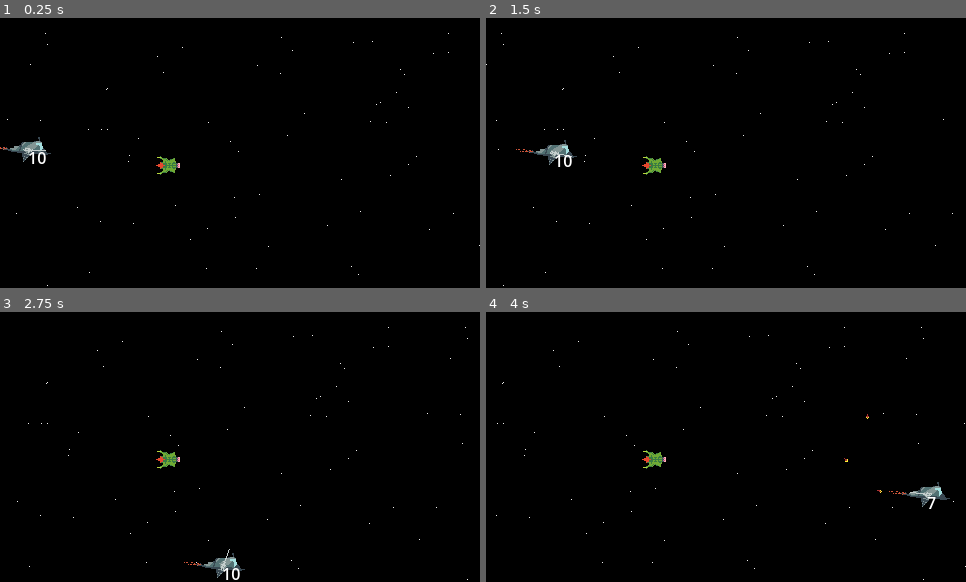
Above: before the commit, frames 1-4 (two rows, left to right).
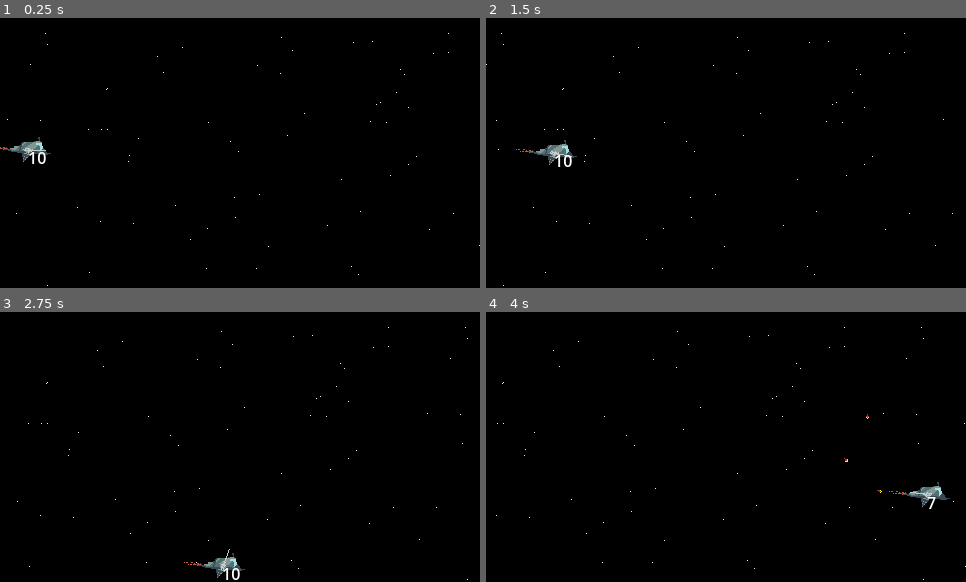
Above: after the commit, the same moments.

Repository: Wiolarz/Polyspear
Game: Godot game, scene res://Scenes/basic_map.tscn
Two runs of this game, one before a commit and one after it. Both use one fixed random seed, a clock stepped at 60 frames per second and the inputs below.
Inputs (mouse positions are in pixels of both pictures, inside the frame that each line leads up to):
- Up to frame 1 (0.25 s): no input
- Up to frame 2 (1.5 s): move the mouse to (831, 139) at 0.52 s; hold Right 0.53-1.28 s; hold Ctrl (KEY_BREAKS) 0.53-1.28 s; move the mouse to (630, 166) at 1.27 s; hold Down from 1.28 s (still down); tap S (KEY_DOWN) at 1.35 s
- Up to frame 3 (2.75 s): move the mouse to (288, 387) at 2.02 s; release Down at 2.03 s; hold Right from 2.03 s (still down); tap A (KEY_LEFT) at 2.1 s
- Up to frame 4 (4 s): move the mouse to (702, 501) at 2.77 s; release Right at 2.78 s; hold Up 2.78-3.53 s; tap D (KEY_RIGHT) at 2.85 s; move the mouse to (870, 487) at 3.52 s; press the mouse at (870, 487) at 3.53 s; hold Left from 3.53 s (still down)

The runs differ from the first frame. In frame 1, 0.2% of the frame differs, in the area x 32-38%, y 51-59%; in frame 2, 0.2%; in frame 3, 0.2%; in frame 4, 0.2%.

Commit message:
Changed name of help folder + added placeholder scenes for branches

Diff:
--- /dev/null
+++ b/Documentation/github_workflow.gd
@@ -0,0 +1,49 @@
+extends Node
+
+
+var IDEAS_FOR_BETTER_WORKFLOW
+"""
+During 'merge request procedure' it's a common occurence to face many conflicts.
+
+This file presents methods that can help avoid problems like those in the future.
+
+
+
+"""
+
+
+
+var workflow
+"""
+each branch should focus on editing only a copule of scenes. 2 people shouldnt edit the same scene.
+
+Before adding something new on your branch to the main scene. Add an empty object scene to the main branch.
+So that in your branch you only edit, what this scene contains
+"""
+
+
+
+
+
+
+var project_dot_godot_changes
+"""
+When we want to change something global, like input names.
+
+We should first do a small commit to the main branch with this small tweak, so that other developers can account for it.
+
+
+"""
+
+
+
+var basic_map_changes
+"""
+When we want to apply changes to the basic map, make those on a copy with added new map version
+
+So that a person responsible for merging will apply other branches changes to a new map
+
+
+
+
+"""
--- a/Scenes/basic_map.tscn
+++ b/Scenes/basic_map.tscn
@@ -1,15 +1,13 @@
-[gd_scene load_steps=10 format=3 uid="uid://os75hnii4k0w"]
+[gd_scene load_steps=9 format=3 uid="uid://os75hnii4k0w"]
 
 [ext_resource type="PackedScene" uid="uid://djb310dgsan7m" path="res://Scenes/basic_map_elements/ui.tscn" id="1_eikoj"]
 [ext_resource type="PackedScene" uid="uid://daiokyywskwqg" path="res://Scenes/basic_map_elements/map_borders.tscn" id="3_5xh1q"]
 [ext_resource type="PackedScene" uid="uid://dfr0acka4fqbg" path="res://Scenes/basic_map_elements/background.tscn" id="4_rxc3u"]
 [ext_resource type="PackedScene" uid="uid://cbbkojgcsrdxg" path="res://Scenes/player.tscn" id="4_uicuu"]
-[ext_resource type="Texture2D" uid="uid://djv22d5tl3s24" path="res://Art/Ships/enemy1.png" id="6_c0u07"]
 [ext_resource type="PackedScene" uid="uid://cirjmdpeyj06d" path="res://Scenes/basic_map_elements/camera_2d.tscn" id="9_2lg2p"]
 [ext_resource type="Script" path="res://Scripts/Gameplay/BulletManager.gd" id="9_me1tn"]
+[ext_resource type="PackedScene" uid="uid://c4gk7hw7scja8" path="res://Scenes/basic_map_elements/enemy_waves.tscn" id="9_x2hfj"]
 [ext_resource type="Script" path="res://Scripts/UI/SaveSystem.gd" id="10_tjxah"]
-
-[sub_resource type="CircleShape2D" id="CircleShape2D_ucm86"]
 
 [node name="BasicMap" type="Node"]
 
@@ -19,15 +17,6 @@
 [node name="MapBorders" parent="." instance=ExtResource("3_5xh1q")]
 
 [node name="Background" parent="." instance=ExtResource("4_rxc3u")]
-
-[node name="Enemy" type="Area2D" parent="."]
-position = Vector2(168, 149)
-
-[node name="Sprite2D" type="Sprite2D" parent="Enemy"]
-texture = ExtResource("6_c0u07")
-
-[node name="hitbox" type="CollisionShape2D" parent="Enemy"]
-shape = SubResource("CircleShape2D_ucm86")
 
 [node name="Player" parent="." instance=ExtResource("4_uicuu")]
 position = Vector2(28, 128)
@@ -40,4 +29,6 @@
 
 [node name="Camera2D" parent="." instance=ExtResource("9_2lg2p")]
 
+[node name="Enemy_waves" parent="." instance=ExtResource("9_x2hfj")]
+
 [connection signal="bullet" from="Player" to="BulletManager" method="_on_player_bullet"]
--- /dev/null
+++ b/Scenes/basic_map_elements/enemy_waves.tscn
@@ -0,0 +1,3 @@
+[gd_scene format=3 uid="uid://c4gk7hw7scja8"]
+
+[node name="Enemy_waves" type="Node"]
--- /dev/null
+++ b/Scenes/enemy.tscn
@@ -0,0 +1,17 @@
+[gd_scene load_steps=4 format=3 uid="uid://cwide0xku3oan"]
+
+[ext_resource type="Script" path="res://Scripts/Gameplay/Enemy.gd" id="1_anf5l"]
+[ext_resource type="Texture2D" uid="uid://djv22d5tl3s24" path="res://Art/Ships/enemy1.png" id="1_dqoda"]
+
+[sub_resource type="RectangleShape2D" id="RectangleShape2D_3yne5"]
+size = Vector2(20, 16)
+
+[node name="Enemy" type="Area2D"]
+script = ExtResource("1_anf5l")
+
+[node name="CollisionShape2D" type="CollisionShape2D" parent="."]
+position = Vector2(0, -1)
+shape = SubResource("RectangleShape2D_3yne5")
+
+[node name="Sprite2D" type="Sprite2D" parent="."]
+texture = ExtResource("1_dqoda")
--- /dev/null
+++ b/Scripts/Gameplay/Enemy.gd
@@ -0,0 +1,12 @@
+extends Area2D
+
+
+# Called when the node enters the scene tree for the first time.
+func _ready():
+	pass # Replace with function body.
+
+
+# Called every frame. 'delta' is the elapsed time since the previous frame.
+func _process(delta):
+	position.x -= 1
+	pass
Renamed: help/Game_Description.gd -> Documentation/Game_Description.gd
Renamed: help/List_Of_Steps.gd -> Documentation/List_Of_Steps.gd
Renamed: help/List_of_Useful_Links.gd -> Documentation/List_of_Useful_Links.gd
Renamed: help/Progression_Design.gd -> Documentation/Progression_Design.gd
Renamed: help/TODO.gd -> Documentation/TODO.gd
